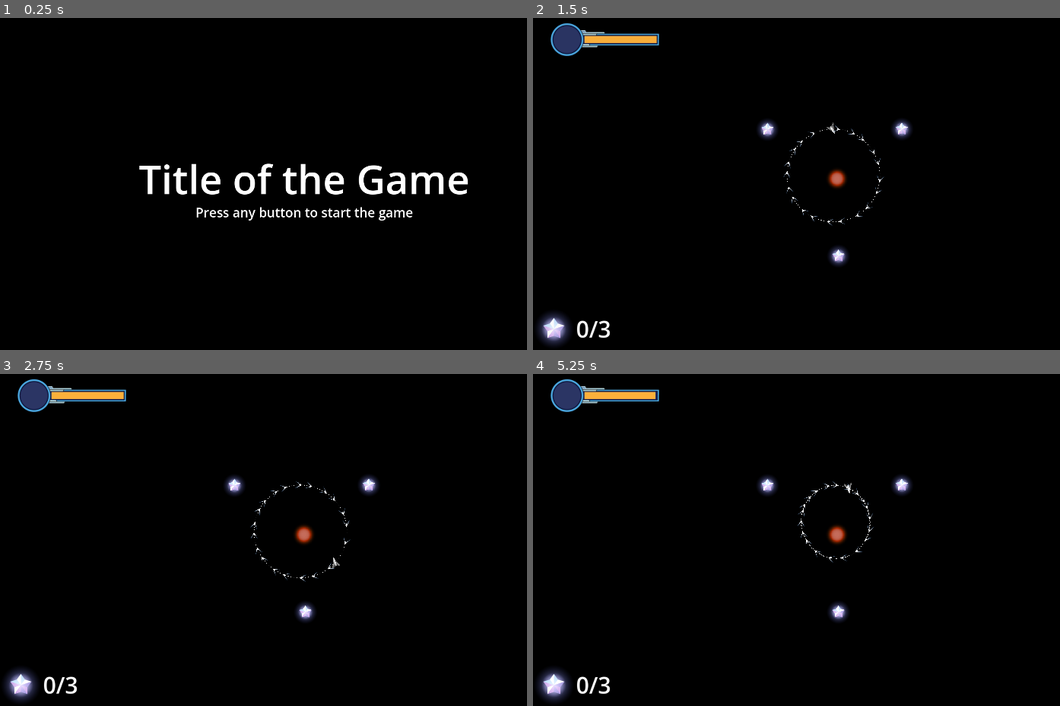
Above: before the commit, frames 1-4 (two rows, left to right).
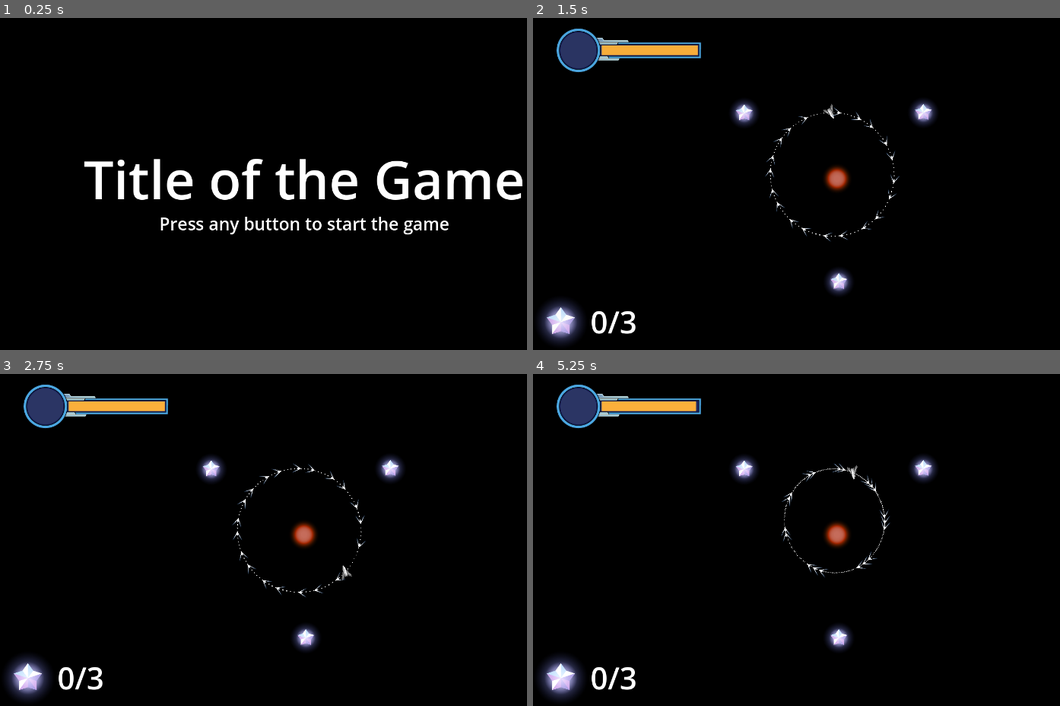
Above: after the commit, the same moments.

Repository: revanj/AstronautAndOrbit
Game: Godot game, scene res://TitleScene.tscn
Same seed, same stepped clock (60 frames per second), same inputs: the game is played once before the commit and once after it. The engine's default icon, where the game draws it, is replaced by a stand-in: a white triangle on a blue panel in a dark square.
Inputs (mouse positions are in pixels of both pictures, inside the frame that each line leads up to):
- Up to frame 1 (0.25 s): no input
- Up to frame 2 (1.5 s): tap Enter at 0.5 s; move the mouse to (970, 160) at 0.52 s; hold D (thruster_right_turn) 0.53-1.25 s; click (970, 160) at 0.6 s; click (970, 160) at 0.77 s; click (970, 160) at 1.07 s; drag from (717, 197) to (838, 177) at 1.27 s
- Up to frame 3 (2.75 s): move the mouse to (363, 460) at 2.02 s; hold D (thruster_right_turn) from 2.03 s (still down); click (363, 460) at 2.1 s
- Up to frame 4 (5.25 s): release D (thruster_right_turn) at 2.75 s; drag from (807, 603) to (764, 486) at 2.77 s; move the mouse to (1017, 586) at 3.52 s; hold A (thruster_left_turn) 3.53-4.25 s; click (1017, 586) at 3.6 s; click (1017, 586) at 3.77 s; click (1017, 586) at 4.07 s; drag from (654, 483) to (838, 613) at 4.27 s; move the mouse to (865, 533) at 5.02 s; hold S (thruster_brake) from 5.03 s (still down); click (865, 533) at 5.1 s

The runs differ from the first frame. In frame 1, 5.6% of the frame differs, in the area x 16-100%, y 42-66%; in frame 2, 5.4%; in frame 3, 5.4%; in frame 4, 5.5%.

Commit message:
playable blackhole level

Diff:
--- a/GameManager.gd
+++ b/GameManager.gd
@@ -4,7 +4,9 @@
 	"res://TestLevels/TestOrbitalCorrection.tscn",
 	"res://TestLevels/TestThrusterStarShift.tscn",
 	"res://TestLevels/TestSimpleSlingshot.tscn",
-	"res://TestLevels/TestMultipleSlingshot.tscn"
+	"res://TestLevels/TestMultipleSlingshot.tscn",
+	"res://TestLevels/TestWormHole.tscn",
+	"res://TestLevels/TestBlackholeSlingshot.tscn"
 ]
 
 var ending_level = "res://EndingScene.tscn"
--- a/GravityObjects/Blackhole.gd
+++ b/GravityObjects/Blackhole.gd
@@ -10,5 +10,5 @@
 	if r < death_radius:
 		return Vector2(NAN, NAN)
 	var radial_vec = pos - (global_position).normalized()
-	var accel_vec = radial_vec.rotated(-PI/6 * 5)
+	var accel_vec = radial_vec.rotated(-PI/8 * 7)
 	return accel_vec * 5
--- a/Spaceship.gd
+++ b/Spaceship.gd
@@ -9,7 +9,7 @@
 #	heading -> used by the display to display spaceship heading
 
 var forward_speed = 0.5
-var brake_speed = 10
+var brake_factor = 0.98
 var turn_factor = 0.05
 
 enum InputState {
@@ -85,7 +85,7 @@
 			else:
 				spaceship.disable_flame()
 			if Input.is_action_pressed("thruster_brake"):
-				spaceship.velocity *= 0.97
+				spaceship.velocity *= brake_factor
 				fuel_meter -= fuel_decrease_amount
 			if Input.is_action_pressed("thruster_left_turn"):
 				spaceship.turn_heading(-turn_factor)
--- a/TestLevels/TestBlackholeSlingshot.tscn
+++ b/TestLevels/TestBlackholeSlingshot.tscn
@@ -1,16 +1,17 @@
-[gd_scene load_steps=6 format=3 uid="uid://cvvl274q254bv"]
+[gd_scene load_steps=7 format=3 uid="uid://cvvl274q254bv"]
 
 [ext_resource type="PackedScene" uid="uid://w6gs4ljwad72" path="res://LevelBase.tscn" id="1_04xow"]
 [ext_resource type="PackedScene" uid="uid://b160ih64nd20k" path="res://GravityObjects/Star.tscn" id="2_ml148"]
 [ext_resource type="Texture2D" uid="uid://cya38ef4wtcxt" path="res://Art/StarFailedwannabe.svg" id="3_gxqn4"]
 [ext_resource type="PackedScene" uid="uid://u0a0gbin38w1" path="res://GravityObjects/Blackhole.tscn" id="4_nrkt6"]
+[ext_resource type="PackedScene" uid="uid://co8brsgf1hgks" path="res://EnergyStar.tscn" id="5_i0vph"]
 
 [sub_resource type="ShaderMaterial" id="ShaderMaterial_2lpja"]
 
 [node name="LevelBase" instance=ExtResource("1_04xow")]
 
 [node name="Spaceship" parent="." index="0"]
-position = Vector2(-564, 5)
+position = Vector2(-685, -3)
 starting_big_jump_fuel = 0
 starting_velocity = 633.335
 
@@ -19,15 +20,66 @@
 
 [node name="Star" parent="Stars" index="0" instance=ExtResource("2_ml148")]
 texture_filter = 1
-position = Vector2(-403, 4)
+position = Vector2(-512, 13)
 texture = ExtResource("3_gxqn4")
-effect_radius = 350.0
+effect_radius = 316.79
 
 [node name="Sprite2D" parent="Stars/Star" index="1"]
 scale = Vector2(1, 1)
 texture = ExtResource("3_gxqn4")
 
-[node name="Blackhole" parent="Stars" index="1" instance=ExtResource("4_nrkt6")]
-position = Vector2(104, 0)
+[node name="Star2" parent="Stars" index="1" instance=ExtResource("2_ml148")]
+texture_filter = 1
+position = Vector2(656, -230)
+gravity_factor = 230000000
+texture = ExtResource("3_gxqn4")
+effect_radius = 389.815
+
+[node name="Sprite2D" parent="Stars/Star2" index="1"]
+scale = Vector2(1, 1)
+texture = ExtResource("3_gxqn4")
+
+[node name="Star3" parent="Stars" index="2" instance=ExtResource("2_ml148")]
+texture_filter = 1
+position = Vector2(-332, 622)
+gravity_factor = 330000000
+texture = ExtResource("3_gxqn4")
+effect_radius = 372.14
+
+[node name="Sprite2D" parent="Stars/Star3" index="1"]
+scale = Vector2(1, 1)
+texture = ExtResource("3_gxqn4")
+
+[node name="Blackhole" parent="Stars" index="3" instance=ExtResource("4_nrkt6")]
+
+[node name="EnergyCrystal" parent="Crystals" index="0" instance=ExtResource("5_i0vph")]
+position = Vector2(-297, 807)
+scale = Vector2(0.911116, 0.911116)
+
+[node name="EnergyCrystal2" parent="Crystals" index="1" instance=ExtResource("5_i0vph")]
+position = Vector2(587, -412)
+scale = Vector2(0.91384, 0.91384)
+
+[node name="EnergyCrystal4" parent="Crystals" index="2" instance=ExtResource("5_i0vph")]
+position = Vector2(-129, -184)
+scale = Vector2(0.67907, 0.67907)
+
+[node name="Camera2D" parent="." index="4"]
+position = Vector2(0, 208)
+zoom = Vector2(0.5, 0.5)
+
+[node name="CollisionShape2D" parent="DeathArea" index="0"]
+position = Vector2(321, 1061)
+
+[node name="CollisionShape2D2" parent="DeathArea" index="1"]
+position = Vector2(-1207, -14)
+
+[node name="CollisionShape2D3" parent="DeathArea" index="2"]
+position = Vector2(1858, -6)
+
+[node name="CollisionShape2D4" parent="DeathArea" index="3"]
+position = Vector2(123, -685)
 
 [editable path="Stars/Star"]
+[editable path="Stars/Star2"]
+[editable path="Stars/Star3"]
--- a/TestLevels/TestMultipleSlingshot.tscn
+++ b/TestLevels/TestMultipleSlingshot.tscn
@@ -16,11 +16,11 @@
 [node name="Star" parent="Stars" index="0" instance=ExtResource("2_or21u")]
 position = Vector2(169, -157)
 texture = ExtResource("3_1v482")
-effect_radius = 350.0
+effect_radius = 411.785
 
 [node name="Star3" parent="Stars" index="1" instance=ExtResource("2_or21u")]
 position = Vector2(-412, 184)
-effect_radius = 350.0
+effect_radius = 472.305
 
 [node name="Star2" parent="Stars" index="2" instance=ExtResource("2_or21u")]
 position = Vector2(451, 209)
@@ -44,3 +44,6 @@
 
 [node name="Camera2D" parent="." index="4"]
 zoom = Vector2(0.8, 0.8)
+
+[node name="CollisionShape2D" parent="DeathArea" index="0"]
+position = Vector2(13, 751)
--- a/TestLevels/TestOrbitalCorrection.tscn
+++ b/TestLevels/TestOrbitalCorrection.tscn
@@ -34,4 +34,16 @@
 [node name="EnergyCrystal4" parent="Crystals" index="2" instance=ExtResource("3_r3moe")]
 position = Vector2(3.99997, 244)
 
+[node name="CollisionShape2D" parent="DeathArea" index="0"]
+position = Vector2(9, 498)
+
+[node name="CollisionShape2D2" parent="DeathArea" index="1"]
+position = Vector2(-838, -6)
+
+[node name="CollisionShape2D3" parent="DeathArea" index="2"]
+position = Vector2(795, -21)
+
+[node name="CollisionShape2D4" parent="DeathArea" index="3"]
+position = Vector2(1, -476)
+
 [editable path="Stars/Star"]
--- a/TestLevels/TestSimpleSlingshot.tscn
+++ b/TestLevels/TestSimpleSlingshot.tscn
@@ -16,12 +16,12 @@
 [node name="Star" parent="Stars" index="0" instance=ExtResource("2_t10vf")]
 position = Vector2(409, -146)
 texture = ExtResource("3_qrbn8")
-effect_radius = 350.0
+effect_radius = 686.42
 
 [node name="Star3" parent="Stars" index="1" instance=ExtResource("2_t10vf")]
 position = Vector2(-586, 267)
 texture = ExtResource("4_qpnyj")
-effect_radius = 350.0
+effect_radius = 687.155
 
 [node name="EnergyCrystal" parent="Crystals" index="0" instance=ExtResource("3_ur5qs")]
 position = Vector2(538, 13)
@@ -36,4 +36,14 @@
 zoom = Vector2(0.5, 0.5)
 
 [node name="CollisionShape2D" parent="DeathArea" index="0"]
+position = Vector2(23, 1110)
 debug_color = Color(0, 0.596078, 0.701961, 0)
+
+[node name="CollisionShape2D2" parent="DeathArea" index="1"]
+position = Vector2(-1617, -6)
+
+[node name="CollisionShape2D3" parent="DeathArea" index="2"]
+position = Vector2(1551, -6)
+
+[node name="CollisionShape2D4" parent="DeathArea" index="3"]
+position = Vector2(-13, -917)
--- a/TestLevels/TestThrusterStarShift.tscn
+++ b/TestLevels/TestThrusterStarShift.tscn
@@ -7,6 +7,7 @@
 [ext_resource type="Texture2D" uid="uid://fgmwbw0shedp" path="res://Art/StarYellow.svg" id="4_ga58w"]
 
 [node name="LevelBase" instance=ExtResource("1_vfgw3")]
+metadata/_edit_vertical_guides_ = []
 
 [node name="Spaceship" parent="." index="0"]
 position = Vector2(-749, 166)
@@ -26,3 +27,16 @@
 
 [node name="EnergyCrystal2" parent="Crystals" index="0" instance=ExtResource("3_chk8m")]
 position = Vector2(129, -294)
+
+[node name="Camera2D" parent="." index="4"]
+position = Vector2(-119, 120)
+zoom = Vector2(0.6, 0.6)
+
+[node name="CollisionShape2D" parent="DeathArea" index="0"]
+position = Vector2(-102, 861)
+
+[node name="CollisionShape2D2" parent="DeathArea" index="1"]
+position = Vector2(-1389, 3)
+
+[node name="CollisionShape2D3" parent="DeathArea" index="2"]
+position = Vector2(1150, 7)
--- a/TestLevels/TestWormHole.tscn
+++ b/TestLevels/TestWormHole.tscn
@@ -339,6 +339,9 @@
 [node name="EnergyCrystal5" parent="Crystals" index="3" instance=ExtResource("5_spwf6")]
 position = Vector2(319, -39)
 
+[node name="Camera2D" parent="." index="4"]
+zoom = Vector2(0.8, 0.8)
+
 [node name="WormholePair" parent="." index="6" instance=ExtResource("6_4g3bf")]
 modulate = Color(1, 0.694118, 1, 1)
 
--- /dev/null
+++ b/TestLevels/TestZigZag.tscn
@@ -0,0 +1,94 @@
+[gd_scene load_steps=6 format=3 uid="uid://wq0repfe8yqh"]
+
+[ext_resource type="PackedScene" uid="uid://w6gs4ljwad72" path="res://LevelBase.tscn" id="1_b00ni"]
+[ext_resource type="PackedScene" uid="uid://b160ih64nd20k" path="res://GravityObjects/Star.tscn" id="2_wy4ki"]
+[ext_resource type="Texture2D" uid="uid://cya38ef4wtcxt" path="res://Art/StarFailedwannabe.svg" id="3_7qkvq"]
+[ext_resource type="PackedScene" uid="uid://co8brsgf1hgks" path="res://EnergyStar.tscn" id="4_wmolu"]
+
+[sub_resource type="ShaderMaterial" id="ShaderMaterial_2lpja"]
+
+[node name="LevelBase" instance=ExtResource("1_b00ni")]
+
+[node name="Spaceship" parent="." index="0"]
+position = Vector2(-195, 18)
+starting_big_jump_fuel = 0
+starting_velocity = 633.335
+
+[node name="Stars" parent="." index="1"]
+material = SubResource("ShaderMaterial_2lpja")
+
+[node name="Star" parent="Stars" index="0" instance=ExtResource("2_wy4ki")]
+position = Vector2(-43, 24)
+texture = ExtResource("3_7qkvq")
+effect_radius = 350.0
+
+[node name="Sprite2D" parent="Stars/Star" index="1"]
+scale = Vector2(1, 1)
+texture = ExtResource("3_7qkvq")
+
+[node name="Star2" parent="Stars" index="1" instance=ExtResource("2_wy4ki")]
+position = Vector2(399, -254)
+texture = ExtResource("3_7qkvq")
+effect_radius = 350.0
+
+[node name="Sprite2D" parent="Stars/Star2" index="1"]
+scale = Vector2(1, 1)
+texture = ExtResource("3_7qkvq")
+
+[node name="Star3" parent="Stars" index="2" instance=ExtResource("2_wy4ki")]
+position = Vector2(867, 0)
+texture = ExtResource("3_7qkvq")
+effect_radius = 350.0
+
+[node name="Sprite2D" parent="Stars/Star3" index="1"]
+scale = Vector2(1, 1)
+texture = ExtResource("3_7qkvq")
+
+[node name="Star4" parent="Stars" index="3" instance=ExtResource("2_wy4ki")]
+position = Vector2(1286, -278)
+texture = ExtResource("3_7qkvq")
+effect_radius = 350.0
+
+[node name="Sprite2D" parent="Stars/Star4" index="1"]
+scale = Vector2(1, 1)
+texture = ExtResource("3_7qkvq")
+
+[node name="Star5" parent="Stars" index="4" instance=ExtResource("2_wy4ki")]
+position = Vector2(1701, 16)
+texture = ExtResource("3_7qkvq")
+effect_radius = 350.0
+
+[node name="Sprite2D" parent="Stars/Star5" index="1"]
+scale = Vector2(1, 1)
+texture = ExtResource("3_7qkvq")
+
+[node name="EnergyCrystal2" parent="Crystals" index="0" instance=ExtResource("4_wmolu")]
+position = Vector2(204, -156)
+
+[node name="EnergyCrystal3" parent="Crystals" index="1" instance=ExtResource("4_wmolu")]
+position = Vector2(-220, -155)
+
+[node name="EnergyCrystal4" parent="Crystals" index="2" instance=ExtResource("4_wmolu")]
+position = Vector2(3.99997, 244)
+
+[node name="Camera2D" parent="." index="4"]
+position = Vector2(823, -97)
+zoom = Vector2(0.5, 0.5)
+
+[node name="CollisionShape2D" parent="DeathArea" index="0"]
+position = Vector2(9, 498)
+
+[node name="CollisionShape2D2" parent="DeathArea" index="1"]
+position = Vector2(-788, -1)
+
+[node name="CollisionShape2D3" parent="DeathArea" index="2"]
+position = Vector2(795, -21)
+
+[node name="CollisionShape2D4" parent="DeathArea" index="3"]
+position = Vector2(1, -476)
+
+[editable path="Stars/Star"]
+[editable path="Stars/Star2"]
+[editable path="Stars/Star3"]
+[editable path="Stars/Star4"]
+[editable path="Stars/Star5"]
--- a/project.godot
+++ b/project.godot
@@ -21,8 +21,8 @@
 
 [display]
 
-window/size/viewport_width=1920
-window/size/viewport_height=1080
+window/size/viewport_width=1440
+window/size/viewport_height=810
 window/stretch/mode="viewport"
 window/stretch/aspect="keep_width"
 
